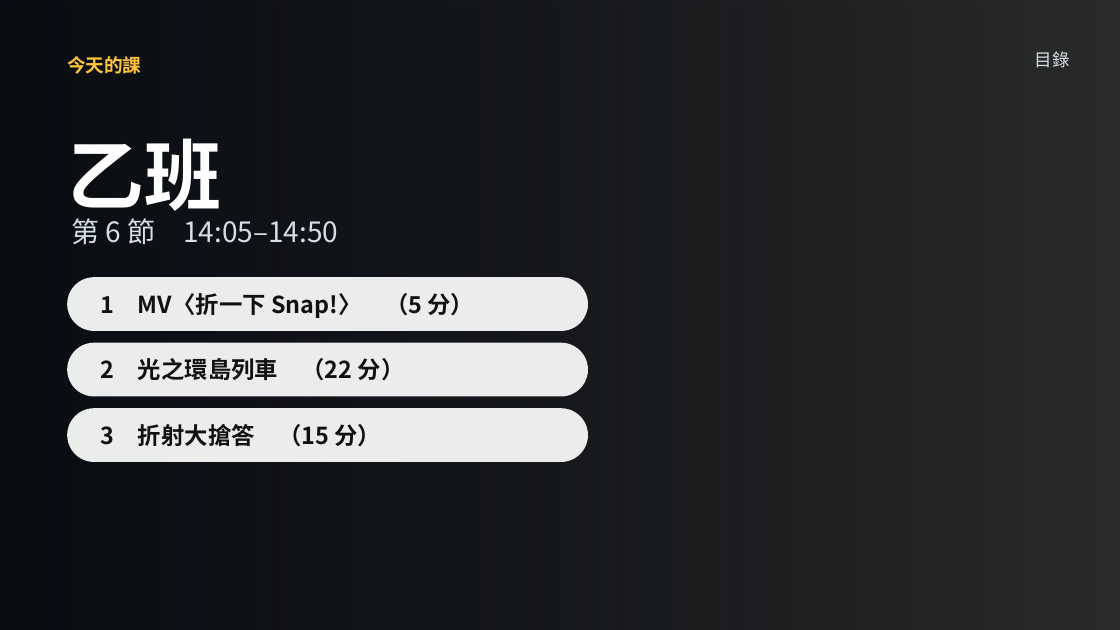
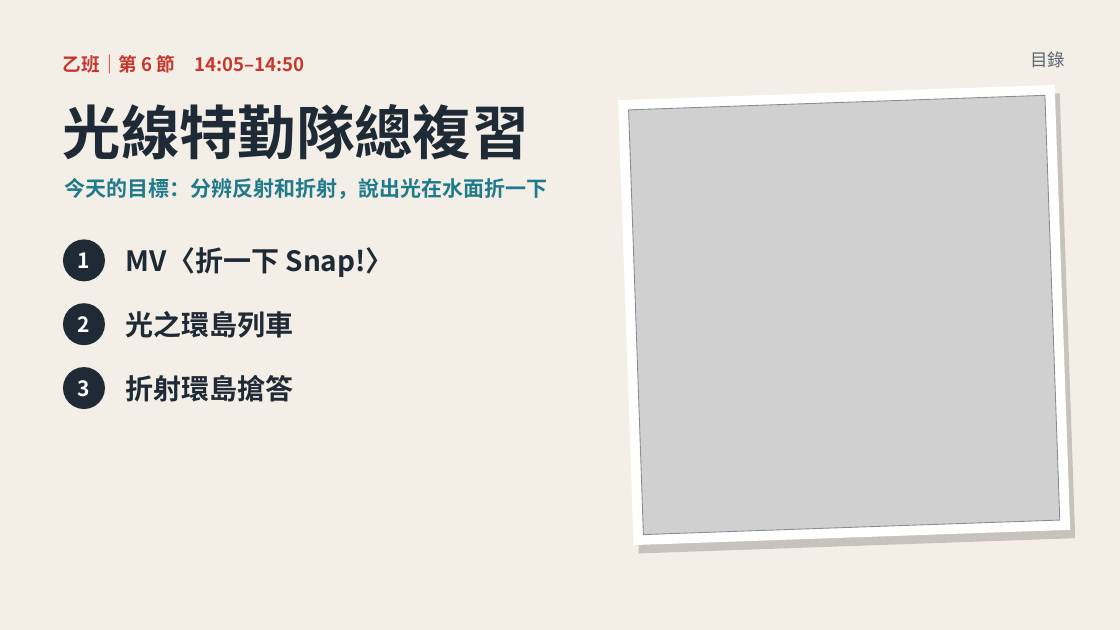
Before and after one commit to classtools1020/classtools1020.github.io, a slide deck: slide 9 of light-refract/1016/slides.pptx (slide 7 before the commit). Drawn at 1120x630 pixels with LibreOffice and Linux fonts; fonts in the diff are those of the drawing; grey boxes stand for pictures; background and template pictures are left out; a plain dark background stands for a picture behind light text. Boxes give left, top, right and bottom in pixels: in the first picture for what was removed or moved away, otherwise in the second. Text is boxed around its words. In the diff, an @@ line names an element or a change of style, - is before the commit and + after.

```diff
--- a/light-refract/1016/slides.pptx
+++ b/light-refract/1016/slides.pptx
@@ background picture (left out) to #FFFFFF @@
@@ rectangle at (0, 0, 1120, 630): fill gradient #05090F to #F4EFE6 @@
@@ text at (63, 54, 304, 73): text changed; size 24 to 16 pt; text colour #D6DEE6 to #C8372D; bold on @@
-第 6 節 14:05–14:50
+乙班｜第 6 節 14:05–14:50
@@ text removed at (67, 56, 141, 74) @@
-今天的課
@@ text "目錄" at (1030, 51, 1065, 68): text colour #D6DEE6 to #5B6673; line spacing 1.15 to 1.12 @@
@@ rectangle added at (618, 85, 1071, 545), fill #FFFFFF @@
@@ text added at (63, 104, 530, 160), 50 pt, text #1F2A37, bold @@
+光線特勤隊總複習
@@ rectangle added at (623, 93, 1076, 554), fill #000000 at 18% opacity @@
@@ picture added at (629, 95, 1060, 535) @@
@@ text removed at (67, 138, 221, 223) @@
-乙班
@@ text added at (65, 178, 548, 199), 18 pt, text #1F7A8C, bold @@
+今天的目標：分辨反射和折射，說出光在水面折一下
@@ ellipse added at (63, 239, 105, 281), fill #1F2A37, 18 pt, text #FFFFFF, bold @@
+1
@@ text "MV〈折一下 Snap!〉": place and size @@
-text "MV〈折一下 Snap!〉" at (67, 277, 588, 331)
+text "MV〈折一下 Snap!〉" at (126, 247, 394, 277)
@@ text "MV〈折一下 Snap!〉" at (126, 247, 394, 277): vertical alignment middle to top; fill #FFFFFF at 92% opacity to none @@
@@ text at (126, 247, 394, 277): text changed; size 20 to 24 pt; text colour #111111 to #1F2A37 @@
-1 MV〈折一下 Snap!〉 （5 分）
+MV〈折一下 Snap!〉
@@ text "光之環島列車" at (126, 311, 294, 338): vertical alignment middle to top; fill #FFFFFF at 92% opacity to none @@
@@ text "光之環島列車": place and size @@
-text "光之環島列車" at (67, 343, 588, 397)
+text "光之環島列車" at (126, 311, 294, 338)
@@ ellipse added at (63, 303, 105, 345), fill #1F2A37, 18 pt, text #FFFFFF, bold @@
+2
@@ text at (126, 311, 294, 338): text changed; size 20 to 24 pt; text colour #111111 to #1F2A37 @@
-2 光之環島列車 （22 分）
+光之環島列車
@@ ellipse added at (63, 367, 105, 409), fill #1F2A37, 18 pt, text #FFFFFF, bold @@
+3
@@ text added at (126, 375, 294, 402), 24 pt, text #1F2A37, bold @@
+折射環島搶答
@@ rounded rectangle removed at (67, 408, 588, 462) @@
-3 折射大搶答 （15 分）
```
Also in this commit, not shown: 11 other slides changed, 16 slides added, 6 slides removed, 14 other files.
